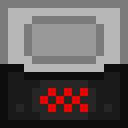
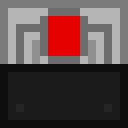
Layered file, before and after one edit (128×128). Changes by layer:
added group "Macerator" with 3 layers above "Stamping" over 16, 8, 112, 120
added layer "Layer 8" in group "Macerator" over 48, 16, 80, 56
added layer "Layer 6" in group "Macerator" over 16, 8, 112, 64
hid group "Stamping" (4 layers) over 16, 16, 112, 120
showed "Machine Case Blank" over 24, 64, 104, 88
